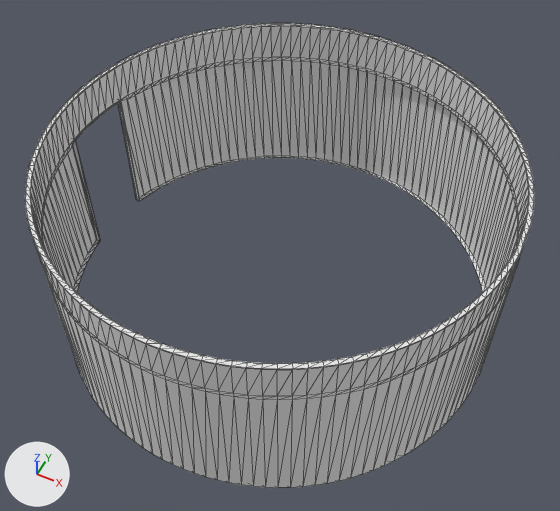
A saved change to the FBX model p.fbx.
Before and after are seen from a 50 mm camera at (0.036, -0.0646, 0.0879) aimed at (0.0051, -0.0027, 0.0106). The lights are fixed; the arrows at lower left show +X, +Y and +Z. Mesh edges are drawn as thin lines. Where no turn or scale is listed for an object, it has been applied to the vertices. Vertices at the same position are counted once.

Names of what the first picture shows: 'p'.
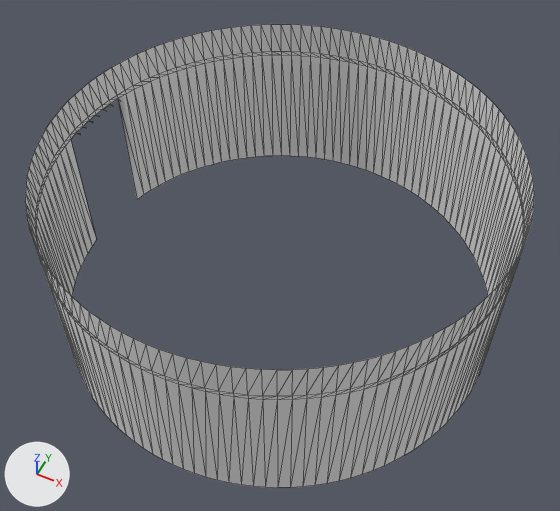
The change, as a list of edits to the scene's bpy script:
```text
Change me_p:
    used by ob_p; location = (0.0, 0.0, 0.0)
    remove me_p.from_pydata(...)  # 1309 vertices, 2368 faces; spans x -0.0262..0.0341, y -0.0308..0.0295, z 0.0..0.0255
    add me_p.from_pydata(...)  # 537 vertices, 780 faces; spans x -0.0262..0.0341, y -0.0308..0.0295, z 0.0..0.0253
    me_p part 1: 772 vertices removed from x -0.0262..0.0341, y -0.0308..0.0295, z 0.0..0.0255
```

What differs and where, as boxes (x1, y1, x2, y2) in the pictures (560 x 511 px):
'p', reshaped
    before: (25, 23, 534, 488)
    after: (25, 24, 534, 488)
part 1 of me_p, deleted
    before: (25, 23, 534, 370)
